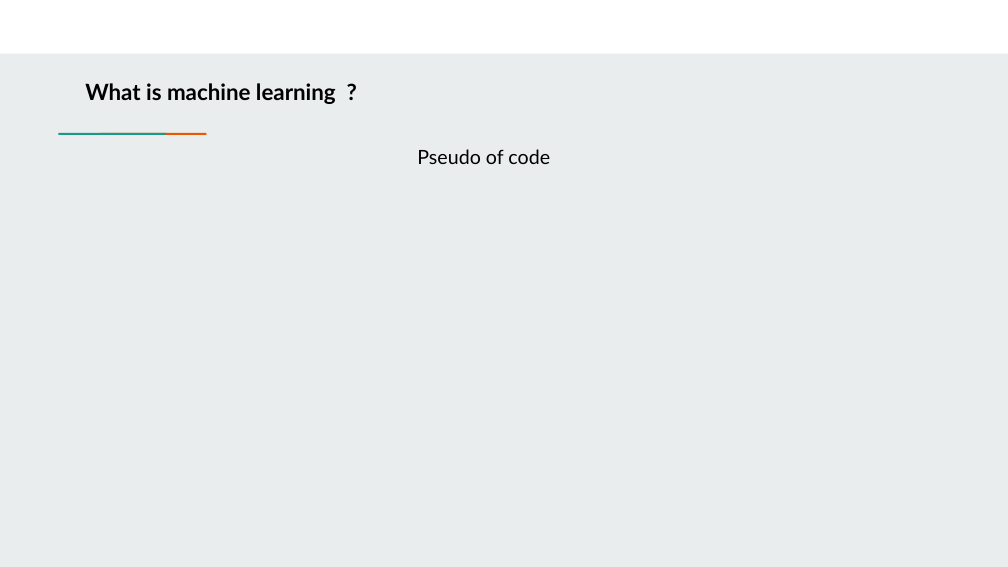
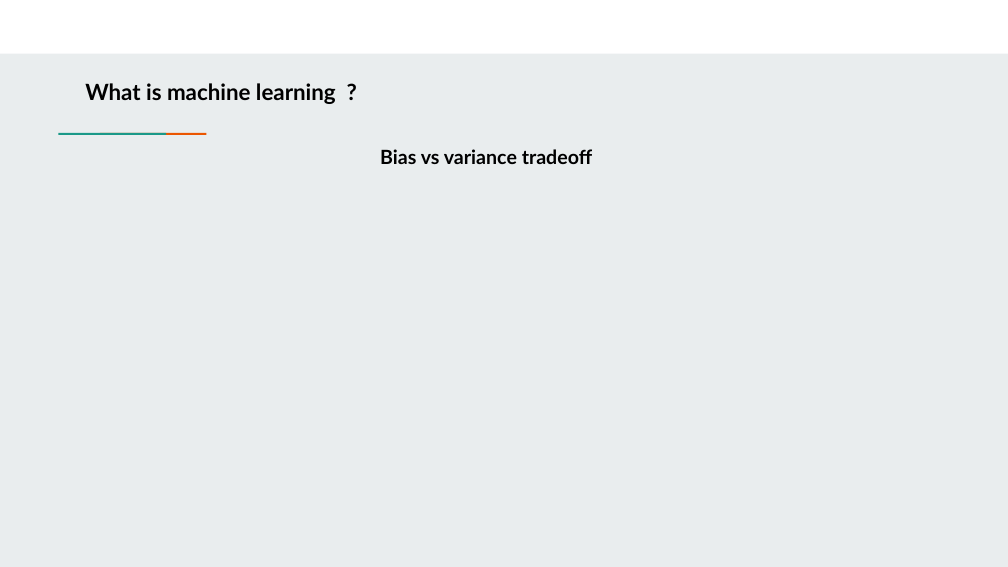
Before and after one commit to farouqBenarous/Machine_Learning_101_Workshop, a slide deck: slide 15 of 20-03-2021/Presentation/Machine learning 101.pptx (slide 10 before the commit). Drawn at 1008x567 pixels with LibreOffice and Linux fonts; fonts in the diff are those of the drawing. Boxes give left, top, right and bottom in pixels: in the first picture for what was removed or moved away, otherwise in the second. Text is boxed around its words. In the diff, an @@ line names an element or a change of style, - is before the commit and + after.

```diff
--- a/20-03-2021/Presentation/Machine learning 101.pptx
+++ b/20-03-2021/Presentation/Machine learning 101.pptx
@@ text at bbox=[380, 149, 592, 164]: text changed; bold on @@
-Pseudo of code
+Bias vs variance tradeoff
```
Also in this commit, not shown: 7 other slides changed, 2 slides added, 1 slide removed, 2 other files.
